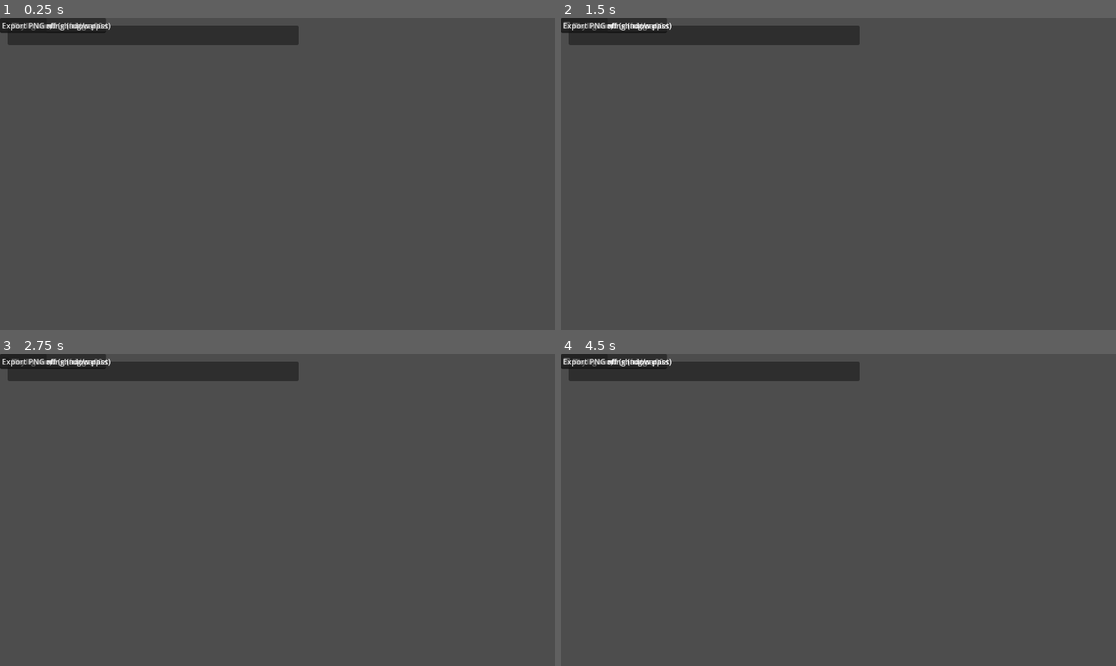
Above: before the commit, frames 1-4 (two rows, left to right).
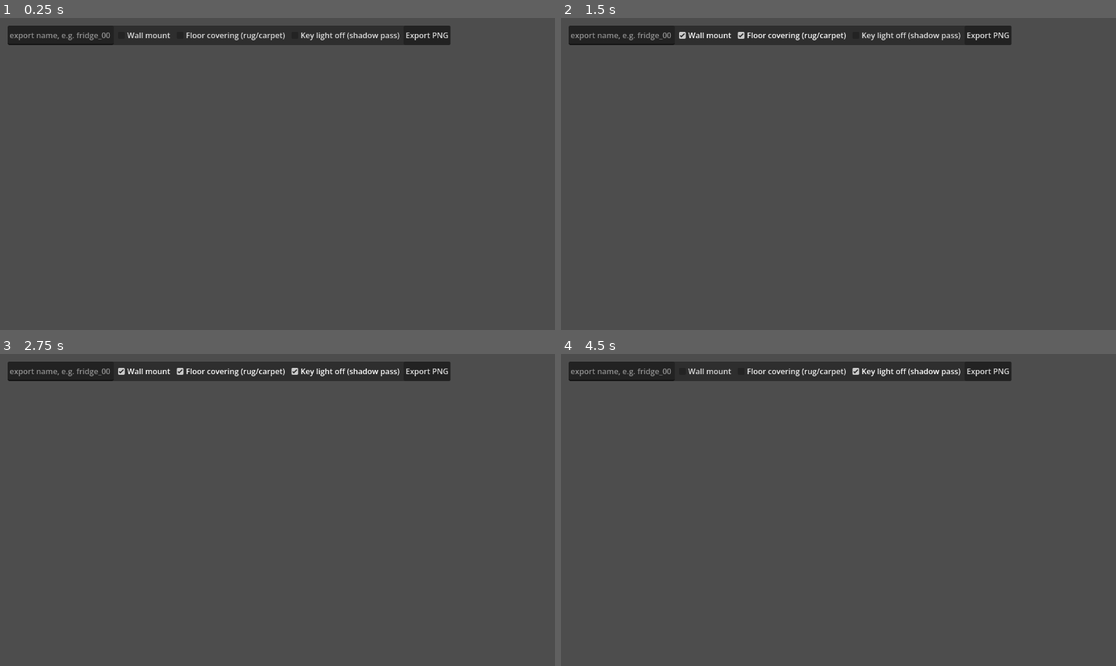
Above: after the commit, the same moments.

Repository: Darkamui/mi-casa
Game: Godot game, scene res://scenes/asset_renderer.tscn
Same seed, same stepped clock (60 frames per second), same inputs: the game is played once before the commit and once after it.
Inputs:
- Up to frame 1 (0.25 s): no input
- Up to frame 2 (1.5 s): click "Wall mount" at 0.5 s; click "Floor covering (rug/carpet)" at 1.25 s
- Up to frame 3 (2.75 s): click "Key light off (shadow pass)" at 2 s
- Up to frame 4 (4.5 s): click "Export PNG" at 2.75 s; click "Wall mount" at 3.5 s; click "Floor covering (rug/carpet)" at 4.25 s

The runs differ from the first frame. In frame 1, 2.7% of the frame differs, in the area x 0-82%, y 0-9%; in frame 2, 2.7%; in frame 3, 2.8%; in frame 4, 2.7%.
Error before the commit: Invalid assignment of property or key 'texture' with value of type 'ViewportTexture' on a base object of type 'null instance'. (res://scripts/renderer_controll…

Commit message:
fix: strip accidentally-committed model from scene, guard against recurrence, fix AABB timing and README gaps
Final whole-branch review (opus) found the committed asset_renderer.tscn
referenced a gitignored FBX (Carpet_1.fbx), which breaks the tool
entirely on a fresh clone -- Godot's scene-recovery drops the whole UI
subtree, and the branch's own test_scene_structure.gd fails. This exact
bug was fixed once already (1cda130) and silently reintroduced three
times since by saving the scene in the editor with a test model still
parented under ModelRoot. Strips the model/ext_resource again and adds a
regression-guard assertion (ModelRoot must be empty in the committed
scene) so a future accidental save fails loudly instead of shipping
broken.

Also fixes two issues the review flagged as cheap enough to land before
merge: child_entered_tree fired before a placed model's descendants
finished entering the tree, so live-placement AABB computation was
provably wrong (deferred one frame to fix); and the README never
documented the floor-covering checkbox at all, while its own headline
claim ("scale locked identically across every asset") was left
unqualified even though that checkbox is a real, deliberate exception to
it for rug/carpet assets.

Remaining review findings (Spec B manifest, camera-placement math
extraction+tests, export-time empty-scene guard, _folder_for's location,
several minor polish items) are logged as backlog in the SDD ledger --
none affect correctness of what's already rendered and committed.

Co-Authored-By: Claude Sonnet 5 <noreply@anthropic.com>

Diff:
--- a/tools/asset_renderer/scenes/asset_renderer.tscn
+++ b/tools/asset_renderer/scenes/asset_renderer.tscn
@@ -1,7 +1,6 @@
 [gd_scene format=3 uid="uid://2taw7p0b5if4"]
 
 [ext_resource type="Script" uid="uid://bmkrhnh3uksg8" path="res://scripts/renderer_controller.gd" id="1_script"]
-[ext_resource type="PackedScene" uid="uid://c6f3ug36fbpxl" path="res://models/Carpet_1.fbx" id="2_ighs2"]
 
 [node name="AssetRenderer" type="Node3D" unique_id=212926578]
 script = ExtResource("1_script")
@@ -22,8 +21,6 @@
 
 [node name="ModelRoot" type="Node3D" parent="RenderViewport" unique_id=1697820014]
 unique_name_in_owner = true
-
-[node name="Carpet_1" parent="RenderViewport/ModelRoot" unique_id=204654073 instance=ExtResource("2_ighs2")]
 
 [node name="UI" type="CanvasLayer" parent="." unique_id=1860184419]
 
--- a/tools/asset_renderer/scripts/renderer_controller.gd
+++ b/tools/asset_renderer/scripts/renderer_controller.gd
@@ -64,6 +64,14 @@
 	# Auto-fit runs the moment a model is placed (spec §6, step 1) so the
 	# human's "confirm framing looks correct" workflow step has something
 	# to look at before they ever touch the export field.
+	#
+	# child_entered_tree fires from Node's own _propagate_enter_tree, before
+	# it recurses into the new child's descendants -- so the model's nested
+	# MeshInstance3D nodes are not yet is_inside_tree() at this point, and
+	# compute_model_aabb (which reads global_transform, hard-guarded on
+	# is_inside_tree()) would compute a wrong AABB. Deferring one frame lets
+	# the whole subtree finish entering first.
+	await get_tree().process_frame
 	align_current_model(_current_pivot_mode())
 
 func _on_framing_option_toggled(_pressed: bool) -> void:
--- a/tools/asset_renderer/test/test_scene_structure.gd
+++ b/tools/asset_renderer/test/test_scene_structure.gd
@@ -13,6 +13,10 @@
 		["ModelRoot", Node3D],
 		["ExportNameField", LineEdit],
 		["ExportButton", Button],
+		["WallPivotCheckbox", CheckBox],
+		["FloorCoveringCheckbox", CheckBox],
+		["KeyLightOffCheckbox", CheckBox],
+		["PreviewRect", TextureRect],
 	]
 
 	var failures := 0
@@ -29,6 +33,18 @@
 		else:
 			print("PASS: %s" % node_name)
 
+	# Regression guard: the committed scene has been saved with a working
+	# test model still parented under ModelRoot three separate times on this
+	# branch (each time referencing a gitignored FBX under models/, which
+	# breaks the tool entirely on a fresh clone/checkout with no such file
+	# present). ModelRoot must always be empty at rest in version control.
+	var model_root := instance.get_node_or_null("%ModelRoot")
+	if model_root and model_root.get_child_count() > 0:
+		failures += 1
+		print("FAIL: committed scene has a model under ModelRoot (working state saved by accident)")
+	else:
+		print("PASS: ModelRoot is empty in the committed scene")
+
 	if failures == 0:
 		print("ALL PASS")
 		quit(0)
Not shown, changed: tools/asset_renderer/README.md
